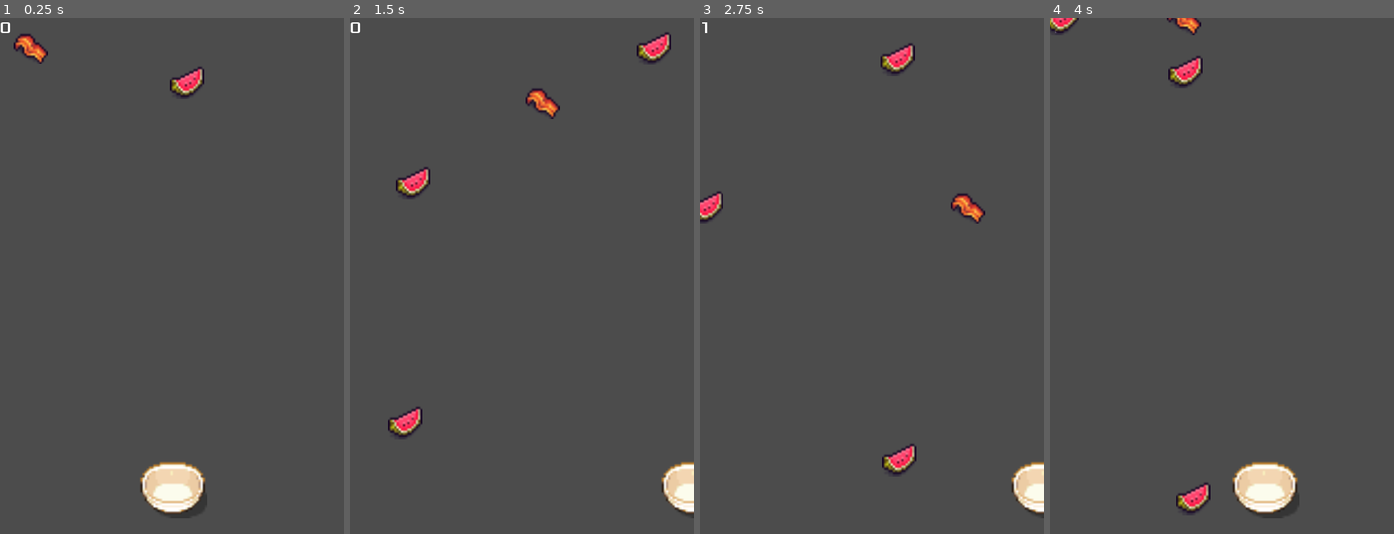
Above: before the commit, frames 1-4 (left to right).
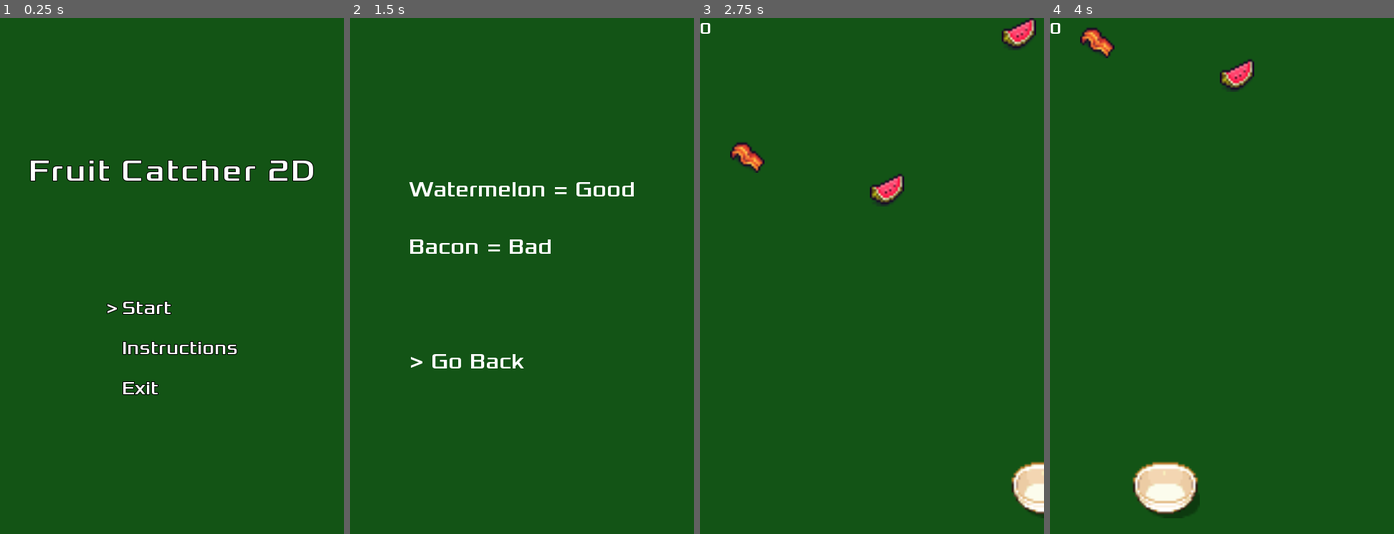
Above: after the commit, the same moments.

Repository: RyanBradshaw1/FruitCatcher2D
Game: Godot game, scene res://MainMenu.tscn
Two runs of this game, one before a commit and one after it. Both use one fixed random seed, a clock stepped at 60 frames per second and the inputs below. Before the commit the project starts from res://Main.tscn.
Inputs:
- Up to frame 1 (0.25 s): no input
- Up to frame 2 (1.5 s): tap Enter (ui_accept) at 0.5, 0.6, 0.77, 1.07, 1.35 s; hold D (move_right) 0.53-1.28 s; hold Down (ui_down) from 1.28 s (still down)
- Up to frame 3 (2.75 s): tap Enter (ui_accept) at 1.52, 1.82, 2.1 s; release Down (ui_down) at 2.03 s; hold D (move_right) from 2.03 s (still down)
- Up to frame 4 (4 s): release D (move_right) at 2.78 s; hold Up (ui_up) 2.78-3.53 s; tap Enter (ui_accept) at 2.85, 3.02, 3.32, 3.6, 3.77 s; hold A (move_left) from 3.53 s (still down)

The runs differ from the first frame. In frame 1, 100% of the frame differs, in the area x 0-100%, y 0-100%; in frame 2, 100%; in frame 3, 99%; in frame 4, 100%.

Commit message:
added menu and high score, fixed bug with multiple enemy collisions

Diff:
--- a/Main.gd
+++ b/Main.gd
@@ -1,11 +1,24 @@
 extends Node
 
 var score
+var high_score
+var watermelon_scene = preload("res://enemy/Watermelon.tscn")
+var bacon_scene = preload("res://enemy/Bacon.tscn")
 
 func _ready():
 	new_game()
+	if SaveScript.is_file_there():
+		high_score = SaveScript.load_val()
+		print(high_score)
+		$Control2/HighScore.set_text("High Score: " + str(high_score))
+	else:
+		print("no file there")
 	$Watermelon.connect("watermelon", self, "update_watermelon") # signal, where to connect to, function to use
 	$Bacon.connect("bacon", self, "update_bacon")
+
+func _process(delta):
+	if Input.is_action_just_pressed("ui_cancel"):
+		get_tree().quit()
 
 func new_game():
 	score = 0
@@ -20,7 +33,7 @@
 
 
 func _on_WatermelonTimer_timeout():
-	var watermelon_scene = load("res://enemy/Watermelon.tscn")
+
 	# create a new instance of watermelon scene
 	var enemy = watermelon_scene.instance()
 
@@ -33,7 +46,6 @@
 	enemy.connect("watermelon", self, "update_watermelon")
 
 func _on_BaconTimer_timeout():
-	var bacon_scene = load("res://enemy/Bacon.tscn")
 	var enemy = bacon_scene.instance()
 
 	var bacon_spawn_location = get_node("EnemyPath/EnemySpawnPoint")
@@ -42,3 +54,14 @@
 	add_child(enemy)
 	enemy.position = $EnemyPath/EnemySpawnPoint.position
 	enemy.connect("bacon", self, "update_bacon")
+
+func _on_Main_tree_exiting():
+	print("exited")
+	if high_score:
+		if high_score < score:
+			SaveScript.save_val(score)
+	elif !high_score:
+		SaveScript.save_val(score)
+	# if no high score, save score as high score
+	# if high score is less than score, save high score
+	# if high score is more than score, don't save
--- a/Main.tscn
+++ b/Main.tscn
@@ -6,8 +6,8 @@
 [ext_resource path="res://Main.gd" type="Script" id=4]
 [ext_resource path="res://enemy/Bacon.tscn" type="PackedScene" id=5]
 
-[sub_resource type="DynamicFont" id=1]
-size = 22
+[sub_resource type="DynamicFont" id=3]
+size = 23
 font_data = ExtResource( 3 )
 
 [sub_resource type="Curve2D" id=2]
@@ -15,23 +15,40 @@
 "points": PoolVector2Array( 0, 0, 0, 0, 0, 0, 0, 0, 0, 0, 480, 0 )
 }
 
+[sub_resource type="DynamicFont" id=4]
+size = 20
+font_data = ExtResource( 3 )
+
 [node name="Main" type="Node"]
 script = ExtResource( 4 )
+
+[node name="ColorRect" type="ColorRect" parent="."]
+margin_left = -5.0
+margin_top = -4.0
+margin_right = 482.0
+margin_bottom = 725.0
+color = Color( 0.0759, 0.33, 0.08437, 1 )
+
+[node name="Control" type="Control" parent="."]
+anchor_right = 1.0
+anchor_bottom = 1.0
+__meta__ = {
+"_edit_group_": true
+}
+
+[node name="Score" type="Label" parent="Control"]
+anchor_right = 1.0
+anchor_bottom = 1.0
+custom_fonts/font = SubResource( 3 )
+text = "0"
+__meta__ = {
+"_edit_group_": true
+}
 
 [node name="Player" parent="." instance=ExtResource( 1 )]
 
 [node name="Watermelon" parent="." instance=ExtResource( 2 )]
 position = Vector2( 261, 61 )
-
-[node name="Control" type="Control" parent="."]
-margin_right = 40.0
-margin_bottom = 40.0
-
-[node name="Score" type="Label" parent="Control"]
-margin_right = 40.0
-margin_bottom = 14.0
-custom_fonts/font = SubResource( 1 )
-text = "0"
 
 [node name="WatermelonTimer" type="Timer" parent="."]
 wait_time = 0.4
@@ -43,9 +60,21 @@
 [node name="EnemySpawnPoint" type="PathFollow2D" parent="EnemyPath"]
 
 [node name="Bacon" parent="." instance=ExtResource( 5 )]
+position = Vector2( 66, 14 )
 
 [node name="BaconTimer" type="Timer" parent="."]
 autostart = true
 
+[node name="Control2" type="Control" parent="."]
+anchor_right = 1.0
+anchor_bottom = 1.0
+
+[node name="HighScore" type="Label" parent="Control2"]
+anchor_right = 1.0
+anchor_bottom = 1.0
+custom_fonts/font = SubResource( 4 )
+align = 2
+
+[connection signal="tree_exiting" from="." to="." method="_on_Main_tree_exiting"]
 [connection signal="timeout" from="WatermelonTimer" to="." method="_on_WatermelonTimer_timeout"]
 [connection signal="timeout" from="BaconTimer" to="." method="_on_BaconTimer_timeout"]
--- /dev/null
+++ b/MainMenu.gd
@@ -0,0 +1,51 @@
+extends MarginContainer
+
+const instructions_scene = preload("res://instructions/Instructions.tscn")
+const main_scene = preload("res://Main.tscn")
+
+onready var selector_one = $CenterContainer/VBoxContainer/CenterContainer2/VBoxContainer/CenterContainer/HBoxContainer/Selector
+onready var selector_two = $CenterContainer/VBoxContainer/CenterContainer2/VBoxContainer/CenterContainer2/HBoxContainer/Selector
+onready var selector_three = $CenterContainer/VBoxContainer/CenterContainer2/VBoxContainer/CenterContainer3/HBoxContainer/Selector
+
+var current_selection = 0
+var high_score
+
+func _ready():
+	set_current_selection(0)
+	if SaveScript.is_file_there():
+		high_score = SaveScript.load_val()
+		print(high_score)
+	else:
+		print("no file there")
+
+
+func _process(delta):
+	if Input.is_action_just_pressed("ui_down") and current_selection < 2:
+		current_selection += 1
+		set_current_selection(current_selection)
+	elif Input.is_action_just_pressed("ui_up") and current_selection > 0:
+		current_selection -= 1
+		set_current_selection(current_selection)
+	elif Input.is_action_just_pressed("ui_accept"):
+		handle_selection(current_selection)
+
+func handle_selection(_current_selection):
+	if _current_selection == 0:
+		get_parent().add_child(main_scene.instance())
+	elif _current_selection == 1:
+		get_parent().add_child(instructions_scene.instance())
+		queue_free()
+	elif _current_selection == 2:
+		get_tree().quit()
+
+func set_current_selection(_current_selection):
+	selector_one.text = ""
+	selector_two.text = ""
+	selector_three.text = ""
+
+	if _current_selection == 0:
+		selector_one.text = ">"
+	elif _current_selection == 1:
+		selector_two.text = ">"
+	elif _current_selection == 2:
+		selector_three.text = ">"
--- /dev/null
+++ b/MainMenu.tscn
@@ -0,0 +1,133 @@
+[gd_scene load_steps=5 format=2]
+
+[ext_resource path="res://MainMenu.gd" type="Script" id=1]
+[ext_resource path="res://fonts/Xolonium-Regular.ttf" type="DynamicFontData" id=2]
+
+[sub_resource type="DynamicFont" id=1]
+size = 42
+outline_size = 1
+outline_color = Color( 0, 0, 0, 1 )
+extra_spacing_char = 3
+extra_spacing_space = -3
+font_data = ExtResource( 2 )
+
+[sub_resource type="DynamicFont" id=2]
+size = 25
+outline_size = 1
+outline_color = Color( 0, 0, 0, 1 )
+font_data = ExtResource( 2 )
+
+[node name="MainMenu" type="MarginContainer"]
+anchor_right = 1.0
+anchor_bottom = 1.0
+script = ExtResource( 1 )
+
+[node name="ColorRect" type="ColorRect" parent="."]
+margin_right = 480.0
+margin_bottom = 720.0
+color = Color( 0.0745098, 0.329412, 0.0823529, 1 )
+
+[node name="CenterContainer" type="CenterContainer" parent="."]
+margin_right = 480.0
+margin_bottom = 720.0
+
+[node name="VBoxContainer" type="VBoxContainer" parent="CenterContainer"]
+margin_left = 40.0
+margin_top = 187.0
+margin_right = 440.0
+margin_bottom = 532.0
+custom_constants/separation = 150
+
+[node name="CenterContainer" type="CenterContainer" parent="CenterContainer/VBoxContainer"]
+margin_right = 400.0
+margin_bottom = 52.0
+
+[node name="Label" type="Label" parent="CenterContainer/VBoxContainer/CenterContainer"]
+margin_right = 400.0
+margin_bottom = 52.0
+custom_fonts/font = SubResource( 1 )
+text = "Fruit Catcher 2D"
+align = 1
+valign = 2
+
+[node name="CenterContainer2" type="CenterContainer" parent="CenterContainer/VBoxContainer"]
+margin_top = 202.0
+margin_right = 400.0
+margin_bottom = 345.0
+
+[node name="VBoxContainer" type="VBoxContainer" parent="CenterContainer/VBoxContainer/CenterContainer2"]
+margin_left = 108.0
+margin_right = 292.0
+margin_bottom = 143.0
+custom_constants/separation = 25
+
+[node name="CenterContainer" type="CenterContainer" parent="CenterContainer/VBoxContainer/CenterContainer2/VBoxContainer"]
+margin_right = 184.0
+margin_bottom = 31.0
+
+[node name="HBoxContainer" type="HBoxContainer" parent="CenterContainer/VBoxContainer/CenterContainer2/VBoxContainer/CenterContainer"]
+margin_right = 184.0
+margin_bottom = 31.0
+
+[node name="Selector" type="Label" parent="CenterContainer/VBoxContainer/CenterContainer2/VBoxContainer/CenterContainer/HBoxContainer"]
+margin_right = 18.0
+margin_bottom = 31.0
+rect_min_size = Vector2( 18, 0 )
+custom_fonts/font = SubResource( 2 )
+text = ">"
+
+[node name="OptionName" type="Label" parent="CenterContainer/VBoxContainer/CenterContainer2/VBoxContainer/CenterContainer/HBoxContainer"]
+margin_left = 22.0
+margin_right = 184.0
+margin_bottom = 31.0
+rect_min_size = Vector2( 162, 0 )
+custom_fonts/font = SubResource( 2 )
+text = "Start"
+
+[node name="CenterContainer2" type="CenterContainer" parent="CenterContainer/VBoxContainer/CenterContainer2/VBoxContainer"]
+margin_top = 56.0
+margin_right = 184.0
+margin_bottom = 87.0
+
+[node name="HBoxContainer" type="HBoxContainer" parent="CenterContainer/VBoxContainer/CenterContainer2/VBoxContainer/CenterContainer2"]
+margin_right = 184.0
+margin_bottom = 31.0
+
+[node name="Selector" type="Label" parent="CenterContainer/VBoxContainer/CenterContainer2/VBoxContainer/CenterContainer2/HBoxContainer"]
+margin_right = 18.0
+margin_bottom = 31.0
+rect_min_size = Vector2( 18, 0 )
+custom_fonts/font = SubResource( 2 )
+text = ">"
+
+[node name="OptionName" type="Label" parent="CenterContainer/VBoxContainer/CenterContainer2/VBoxContainer/CenterContainer2/HBoxContainer"]
+margin_left = 22.0
+margin_right = 184.0
+margin_bottom = 31.0
+rect_min_size = Vector2( 162, 0 )
+custom_fonts/font = SubResource( 2 )
+text = "Instructions"
+
+[node name="CenterContainer3" type="CenterContainer" parent="CenterContainer/VBoxContainer/CenterContainer2/VBoxContainer"]
+margin_top = 112.0
+margin_right = 184.0
+margin_bottom = 143.0
+
+[node name="HBoxContainer" type="HBoxContainer" parent="CenterContainer/VBoxContainer/CenterContainer2/VBoxContainer/CenterContainer3"]
+margin_right = 184.0
+margin_bottom = 31.0
+
+[node name="Selector" type="Label" parent="CenterContainer/VBoxContainer/CenterContainer2/VBoxContainer/CenterContainer3/HBoxContainer"]
+margin_right = 18.0
+margin_bottom = 31.0
+rect_min_size = Vector2( 18, 0 )
+custom_fonts/font = SubResource( 2 )
+text = ">"
+
+[node name="OptionName" type="Label" parent="CenterContainer/VBoxContainer/CenterContainer2/VBoxContainer/CenterContainer3/HBoxContainer"]
+margin_left = 22.0
+margin_right = 184.0
+margin_bottom = 31.0
+rect_min_size = Vector2( 162, 0 )
+custom_fonts/font = SubResource( 2 )
+text = "Exit"
--- a/enemy/Bacon.tscn
+++ b/enemy/Bacon.tscn
@@ -39,6 +39,7 @@
 }
 
 [node name="Area2D" type="Area2D" parent="."]
+collision_layer = 2
 __meta__ = {
 "_edit_group_": true
 }
--- a/enemy/Watermelon.tscn
+++ b/enemy/Watermelon.tscn
@@ -60,6 +60,7 @@
 }
 
 [node name="Area2D" type="Area2D" parent="."]
+collision_layer = 2
 script = SubResource( 3 )
 __meta__ = {
 "_edit_group_": true
--- /dev/null
+++ b/instructions/Instructions.gd
@@ -0,0 +1,6 @@
+extends ColorRect
+
+func _process(delta):
+	if Input.is_action_just_pressed("ui_accept"):
+		get_tree().change_scene("res://MainMenu.tscn")
+		queue_free()
--- /dev/null
+++ b/instructions/Instructions.tscn
@@ -0,0 +1,32 @@
+[gd_scene load_steps=4 format=2]
+
+[ext_resource path="res://fonts/Xolonium-Regular.ttf" type="DynamicFontData" id=1]
+[ext_resource path="res://instructions/Instructions.gd" type="Script" id=2]
+
+[sub_resource type="DynamicFont" id=1]
+size = 30
+font_data = ExtResource( 1 )
+
+[node name="Instructions" type="ColorRect"]
+margin_right = 480.0
+margin_bottom = 720.0
+color = Color( 0.0759, 0.33, 0.08437, 1 )
+script = ExtResource( 2 )
+
+[node name="CenterContainer" type="CenterContainer" parent="."]
+anchor_right = 1.0
+anchor_bottom = 1.0
+
+[node name="Label" type="Label" parent="CenterContainer"]
+margin_left = 82.0
+margin_top = 221.0
+margin_right = 398.0
+margin_bottom = 498.0
+custom_fonts/font = SubResource( 1 )
+text = "Watermelon = Good
+
+Bacon = Bad
+
+
+
+> Go Back"
--- a/player/Player.tscn
+++ b/player/Player.tscn
@@ -32,6 +32,7 @@
 }
 
 [node name="Area2D" type="Area2D" parent="."]
+collision_mask = 2
 __meta__ = {
 "_edit_group_": true
 }
--- a/project.godot
+++ b/project.godot
@@ -11,8 +11,12 @@
 [application]
 
 config/name="Fruit Catcher 2D"
-run/main_scene="res://Main.tscn"
+run/main_scene="res://MainMenu.tscn"
 config/icon="res://icon.png"
+
+[autoload]
+
+SaveScript="*res://save_script.gd"
 
 [display]
 
--- /dev/null
+++ b/save_script.gd
@@ -0,0 +1,22 @@
+extends Node
+
+var path := "user://savingplace.dat"
+var file := File.new()
+
+func is_file_there() -> bool:
+	var file_found : bool
+	if file.file_exists(path):
+		file_found = true
+	return file_found
+
+func save_val(val:int) -> void:
+	file.open(path, File.WRITE)
+	file.store_var(val)
+	file.close()
+
+func load_val() -> int:
+	var tmp : int
+	file.open(path, File.READ)
+	tmp = file.get_var()
+	file.close()
+	return tmp
Not shown: 1 places in Main.tscn that only renumber resources
